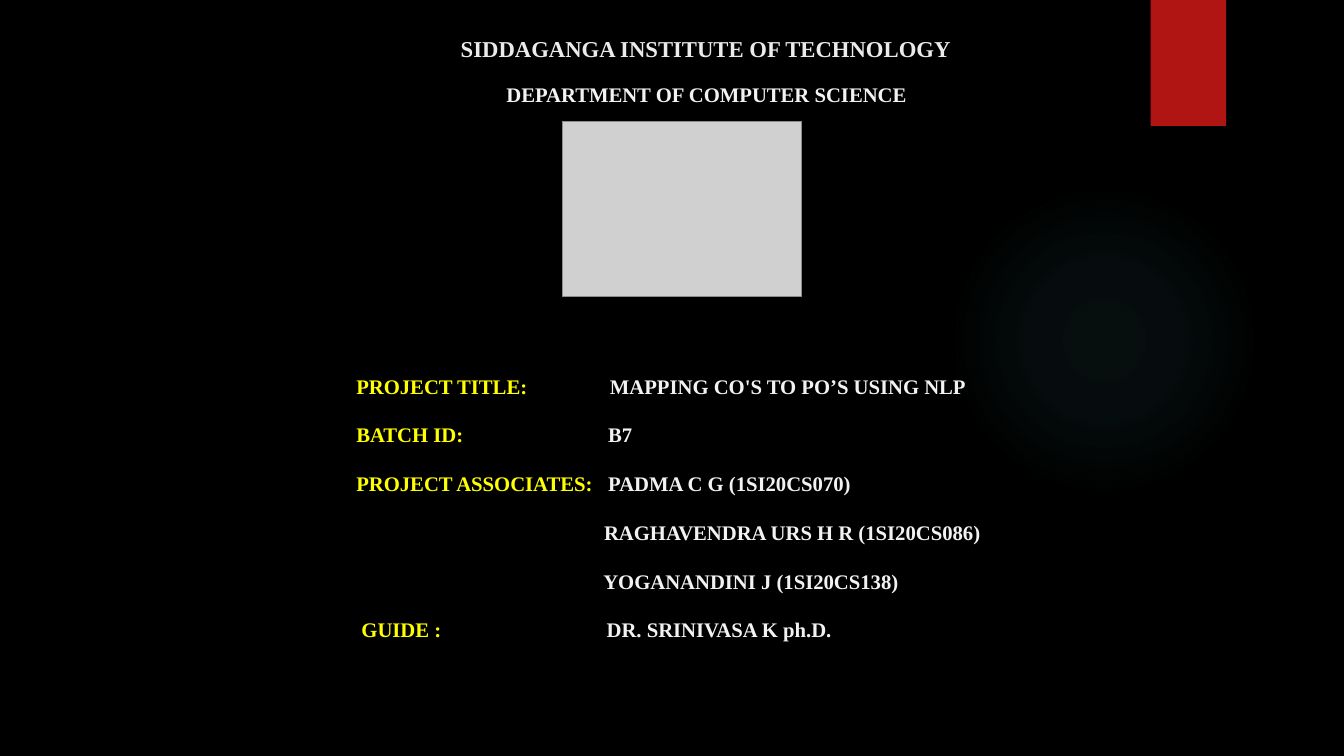
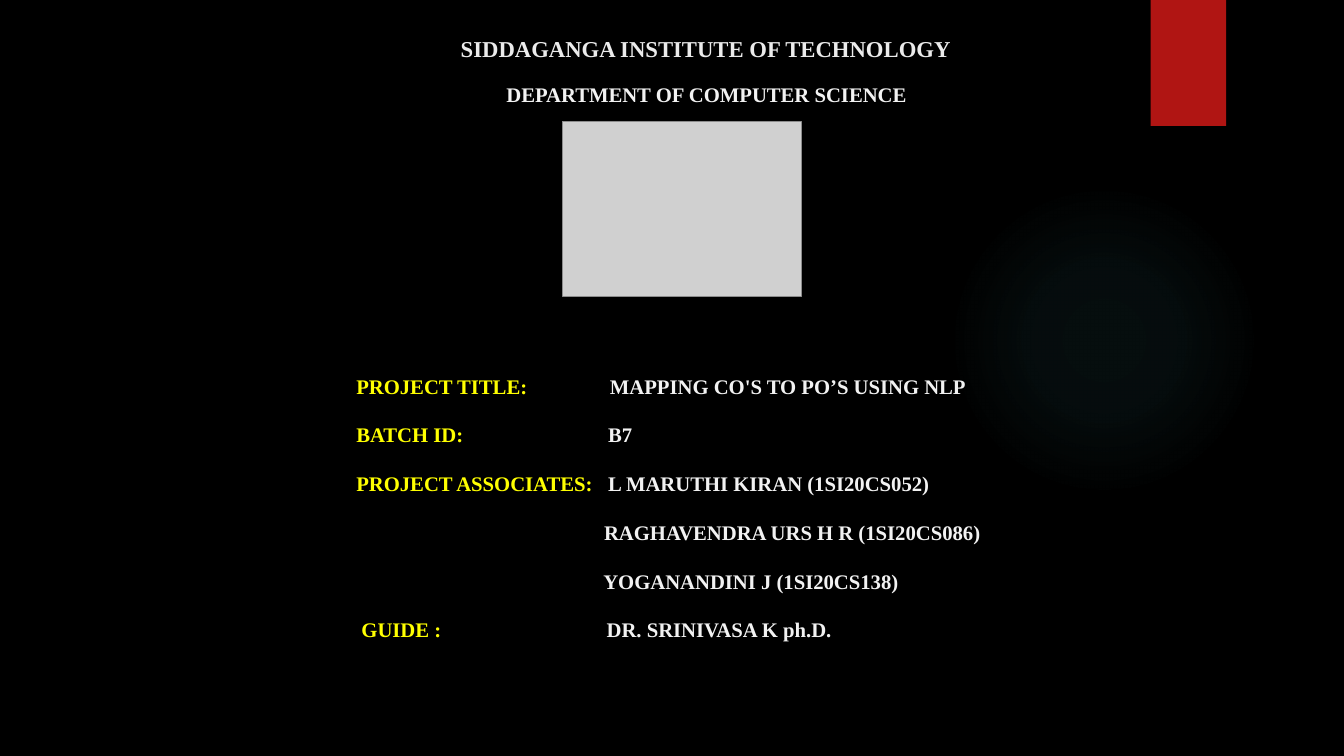
Before and after one commit to Maruthikira/Mapping-CO-s-to-Po-s, a slide deck: slide 1 of mini_project_ppt.pptx. Drawn at 1344x756 pixels with LibreOffice and Linux fonts; fonts in the diff are those of the drawing; grey boxes stand for pictures; background and template pictures are left out. Boxes give left, top, right and bottom in pixels: in the first picture for what was removed or moved away, otherwise in the second. Text is boxed around its words. In the diff, an @@ line names an element or a change of style, - is before the commit and + after.

```diff
--- a/mini_project_ppt.pptx
+++ b/mini_project_ppt.pptx
@@ subtitle at box(356, 477, 929, 495): text changed @@
-PROJECT ASSOCIATES: PADMA C G (1SI20CS070)
+PROJECT ASSOCIATES: L MARUTHI KIRAN (1SI20CS052)
```
Also in this commit, not shown: 2 other files.
